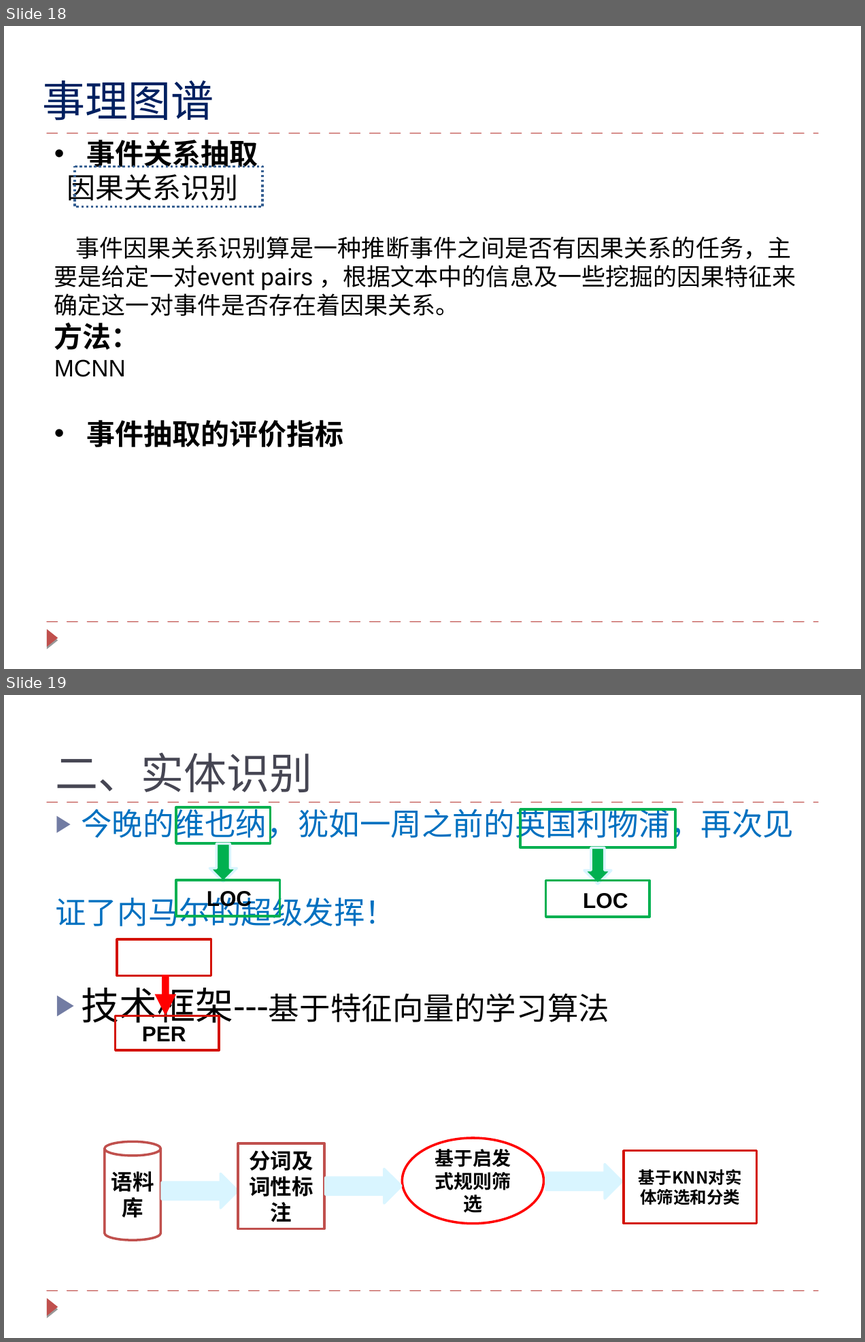
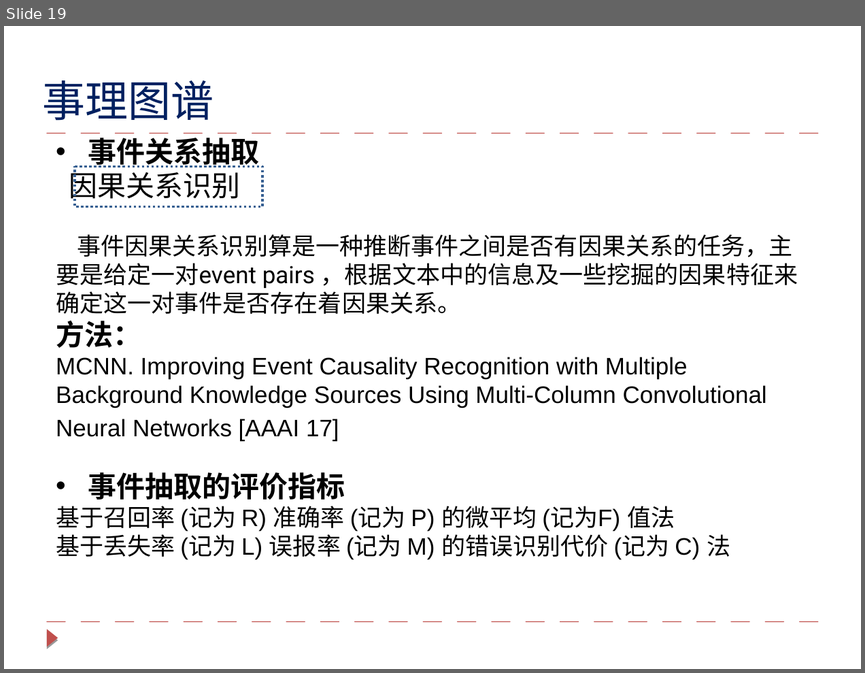
Before and after one commit to lihanghang/NLP-Knowledge-Graph, a slide deck: my summary/知识图谱技术与对话系统的应用.pptx. Shown one above the other, each under a label of ours: slides 18 and 19 before the commit, slide 19 after it. The pictures are 865x1342 and 865x673 pixels, drawn with LibreOffice and Linux fonts; fonts in the diff are those of the drawing. Boxes give left, top, right and bottom in pixels: in the first picture for what was removed or moved away, otherwise in the second. Text is boxed around its words. In the diff, an @@ line names an element or a change of style, - is before the commit and + after.

```diff
--- a/my summary/知识图谱技术与对话系统的应用.pptx
+++ b/my summary/知识图谱技术与对话系统的应用.pptx
@@ slide 19 removed at <box>4,695,861,1338</box>, background #FFFFFF; not listed: 3 template elements that a slide beside it also shows @@
@@ text removed at <box>55,753,312,792</box> @@
-二、实体识别
@@ text removed at <box>55,806,793,1030</box> @@
-▶ 今晚的维也纳，犹如一周之前的英国利物浦，再次见
-证了内马尔的超级发挥！
-▶ 技术框架---基于特征向量的学习算法
@@ rectangle removed at <box>176,807,271,843</box> @@
@@ rectangle removed at <box>520,809,675,847</box> @@
@@ down arrow removed at <box>209,843,237,882</box> @@
@@ down arrow removed at <box>584,847,611,883</box> @@
@@ rectangle removed at <box>176,880,280,916</box> @@
@@ text removed at <box>207,891,252,910</box> @@
-LOC
@@ rectangle removed at <box>545,880,649,916</box> @@
@@ text removed at <box>583,893,628,909</box> @@
-LOC
@@ rectangle removed at <box>117,939,211,975</box> @@
@@ freeform shape removed at <box>165,974,165,1015</box> @@
@@ rectangle removed at <box>116,1015,219,1050</box> @@
@@ text removed at <box>142,1026,186,1041</box> @@
-PER
@@ cylinder removed at <box>104,1141,161,1240</box> @@
-语料库
@@ rectangle removed at <box>238,1143,324,1229</box> @@
-分词及词性标注
@@ ellipse removed at <box>402,1138,544,1223</box> @@
-基于启发式规则筛选
@@ right arrow removed at <box>547,1164,623,1198</box> @@
@@ rectangle removed at <box>623,1151,756,1223</box> @@
-基于KNN对实体筛选和分类
@@ right arrow removed at <box>162,1173,238,1207</box> @@
@@ right arrow removed at <box>325,1169,402,1203</box> @@
@@ what was slide 18 is now slide 19 @@
@@ slide 19 changed as well @@
@@ rectangle at <box>75,167,263,207</box>: outline #376092 2 pt dashed to #376092 2 pt @@
@@ text at <box>56,356,767,441</box>: text changed @@
-MCNN
+MCNN. Improving Event Causality Recognition with Multiple Background Knowledge Sources Using Multi-Column Convolutional Neural Networks [AAAI 17]
@@ text at <box>56,505,730,559</box>: paragraphs added @@
+基于召回率 (记为 R) 准确率 (记为 P) 的微平均 (记为F) 值法
+基于丢失率 (记为 L) 误报率 (记为 M) 的错误识别代价 (记为 C) 法
```
Also in this commit, not shown: 12 other slides changed, 5 slides added, 7 other slides removed.
